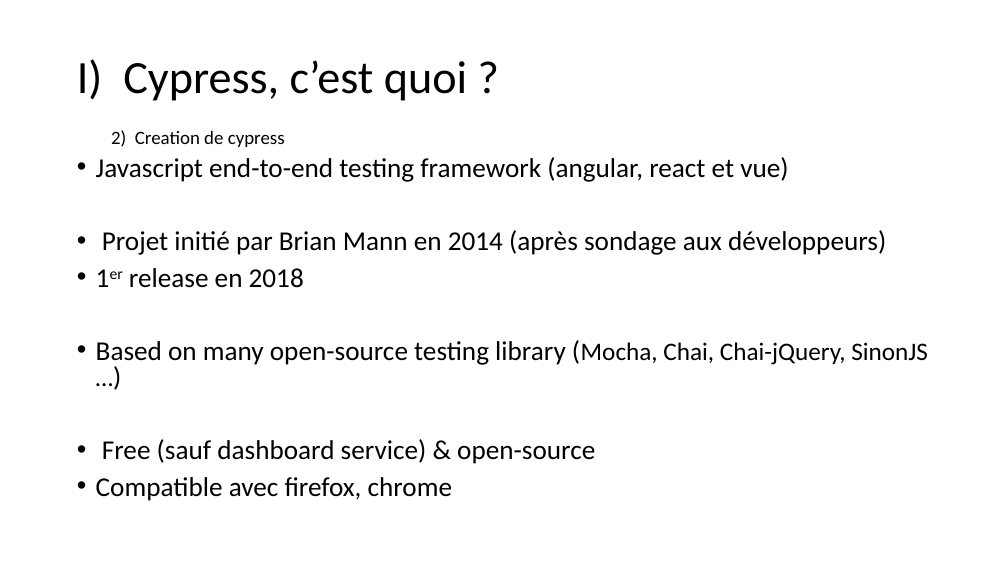
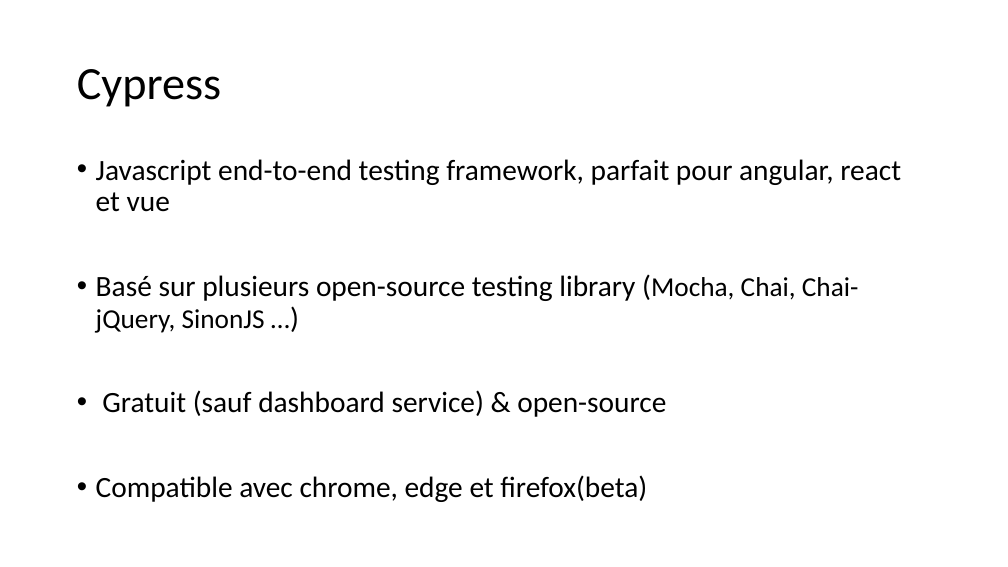
Before and after one commit to seblast312/cypress_youtube, a slide deck: slide 5 of Cypress.pptx (slide 3 before the commit). Drawn at 1008x567 pixels with LibreOffice and Linux fonts; fonts in the diff are those of the drawing. Boxes give left, top, right and bottom in pixels: in the first picture for what was removed or moved away, otherwise in the second. Text is boxed around its words. In the diff, an @@ line names an element or a change of style, - is before the commit and + after.

```diff
--- a/Cypress.pptx
+++ b/Cypress.pptx
@@ title at [77, 69, 221, 107]: text changed @@
-I) Cypress, c’est quoi ?
+Cypress
@@ text removed at [111, 130, 285, 147] @@
-2) Creation de cypress
@@ text at [96, 159, 901, 502]: text changed; size 25.9 to 28 pt @@
-• Javascript end-to-end testing framework (angular, react et vue)
-• Projet initié par Brian Mann en 2014 (après sondage aux développeurs)
-• 1er release en 2018
-• Based on many open-source testing library (Mocha, Chai, Chai-jQuery, SinonJS …)
-• Free (sauf dashboard service) & open-source
-• Compatible avec firefox, chrome
+• Javascript end-to-end testing framework, parfait pour angular, react et vue
+• Basé sur plusieurs open-source testing library (Mocha, Chai, Chai-jQuery, SinonJS …)
+• Gratuit (sauf dashboard service) & open-source
+• Compatible avec chrome, edge et firefox(beta)
```
Also in this commit, not shown: 6 other slides changed, 5 slides added, 1 slide removed, 16 other files.
